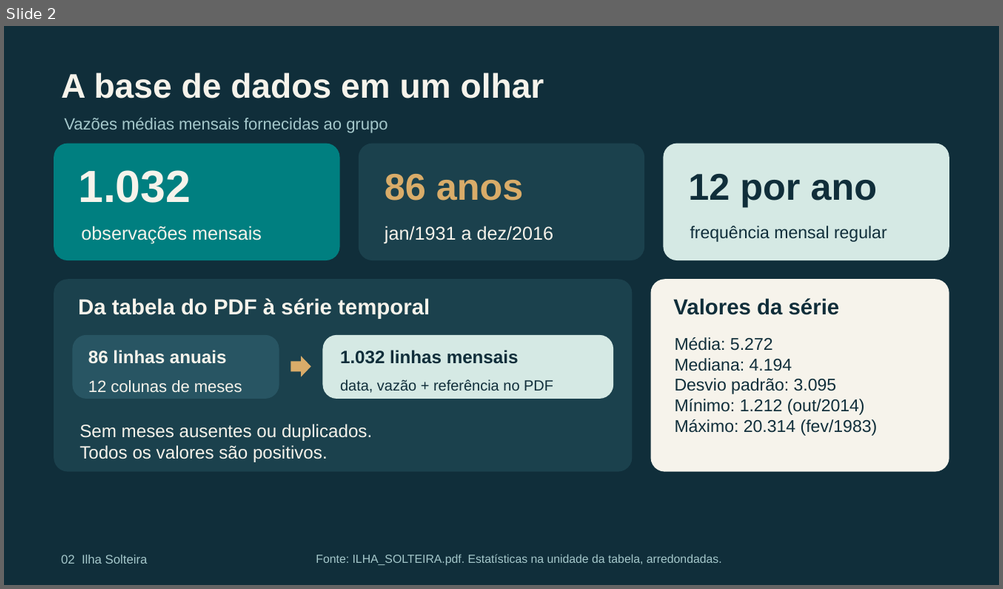
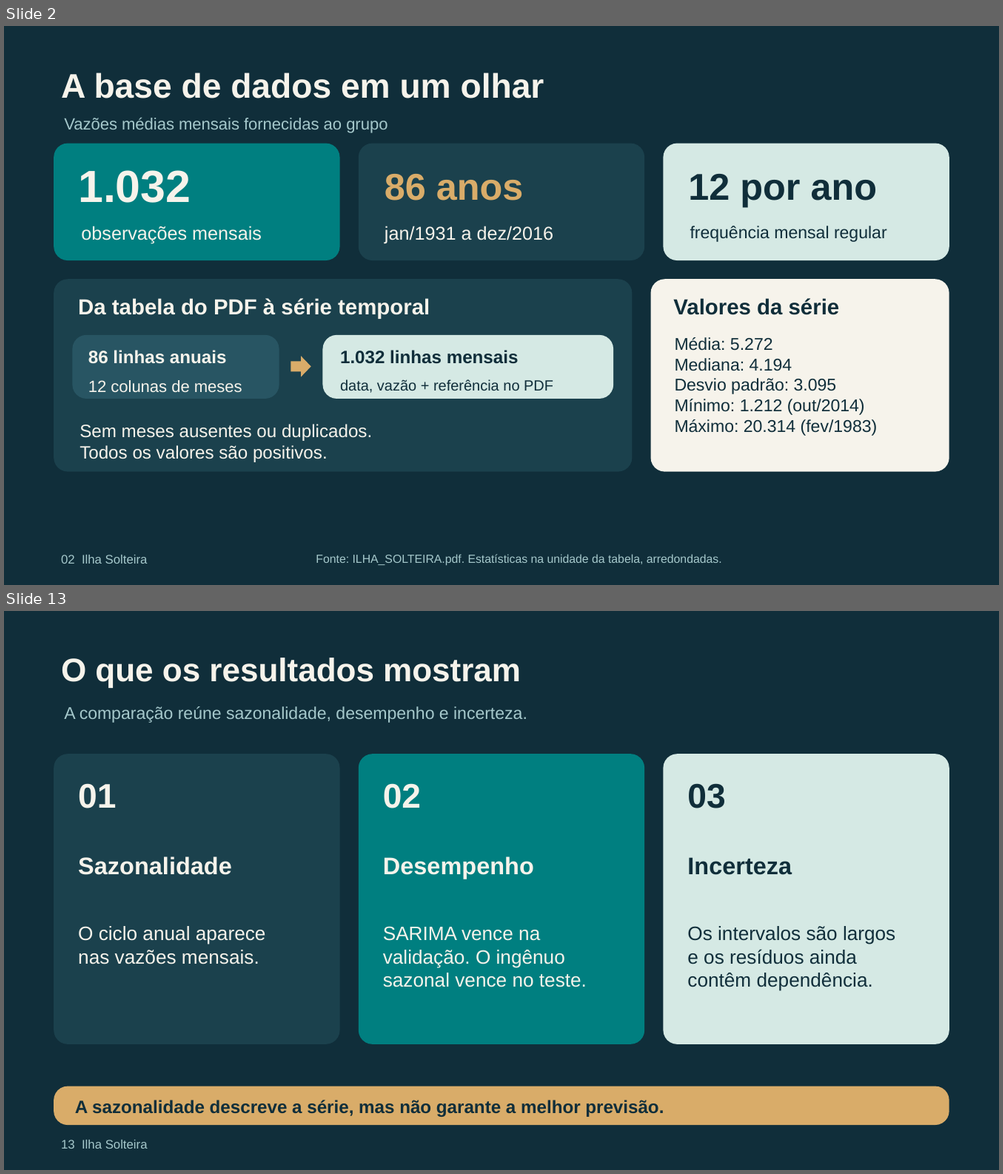
Before and after one commit to letfontenelle/modelagem-analitica, a slide deck: output/apresentacao_ilha_solteira.pptx. Shown one above the other, each under a label of ours: slide 2 before the commit, slides 2 and 13 after it; the slides between them are not shown. The pictures are 1003x589 and 1003x1174 pixels, drawn with LibreOffice and Linux fonts; fonts in the diff are those of the drawing. Boxes give left, top, right and bottom in pixels: in the first picture for what was removed or moved away, otherwise in the second. Text is boxed around its words. In the diff, an @@ line names an element or a change of style, - is before the commit and + after.

Commit message:
Redesenha slides de resultados e remove exposição teórica

```diff
--- a/output/apresentacao_ilha_solteira.pptx
+++ b/output/apresentacao_ilha_solteira.pptx
@@ slide 13 added at (4,611,999,1170), background #102E3A @@
@@ text added at (61,658,521,687), 31.5 pt, text #F6F3EB, bold @@
+O que os resultados mostram
@@ text added at (64,706,527,723), 16.5 pt, text #A5C8CB @@
+A comparação reúne sazonalidade, desempenho e incerteza.
@@ rounded rectangle added at (54,755,340,1045), fill #1B414D @@
@@ rounded rectangle added at (358,755,644,1045), fill #007F80 @@
@@ rounded rectangle added at (663,755,948,1045), fill #D5E9E4 @@
@@ text added at (78,783,116,809), 33 pt, text #F6F3EB, bold @@
+01
@@ text added at (383,783,421,809), 33 pt, text #F6F3EB, bold @@
+02
@@ text added at (687,783,725,809), 33 pt, text #102E3A, bold @@
+03
@@ text added at (78,857,232,875), 23.2 pt, text #F6F3EB, bold @@
+Sazonalidade
@@ text added at (383,857,534,879), 23.2 pt, text #F6F3EB, bold @@
+Desempenho
@@ text added at (687,857,791,875), 23.2 pt, text #102E3A, bold @@
+Incerteza
@@ text added at (78,926,266,965), 18.8 pt, text #F6F3EB @@
+O ciclo anual aparece
+nas vazões mensais.
@@ text added at (383,926,586,988), 18.8 pt, text #F6F3EB @@
+SARIMA vence na
+validação. O ingênuo
+sazonal vence no teste.
@@ text added at (687,926,895,991), 18.8 pt, text #102E3A @@
+Os intervalos são largos
+e os resíduos ainda
+contêm dependência.
@@ rounded rectangle added at (54,1087,949,1126), fill #D9AC69 @@
@@ text added at (75,1100,663,1117), 17.2 pt, text #102E3A, bold @@
+A sazonalidade descreve a série, mas não garante a melhor previsão.
@@ text added at (61,1140,148,1149), 12 pt, text #A5C8CB @@
+13 Ilha Solteira
```
Also in this commit, not shown: 7 slides changed, 3 other slides added, 7 slides removed, 6 other files.
